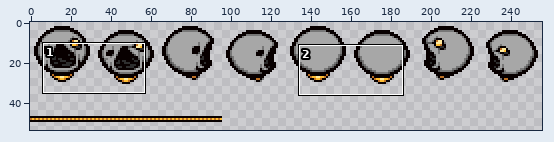
Two versions of one sprite sheet, resources/gfx/characters/costumes/costume_keepersrope_grey.png. The first picture is a wide view before the edit; the outline marks the close-up.
Close-up. Before:
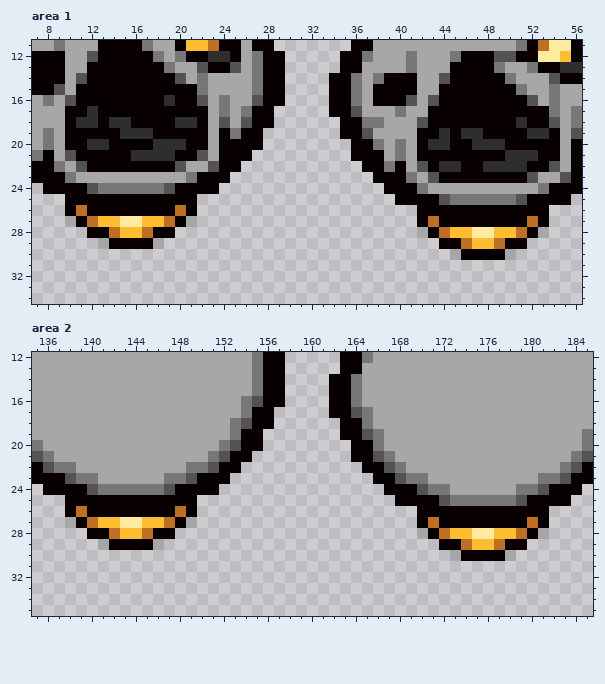
The file is 256x64 pixels. Colours within 5 levels of each other are drawn and written as one. Shown: area 1: x 7..56, y 11..34; area 2: x 135..185, y 12..35. The wide view leaves out empty margins.
Now the later version:
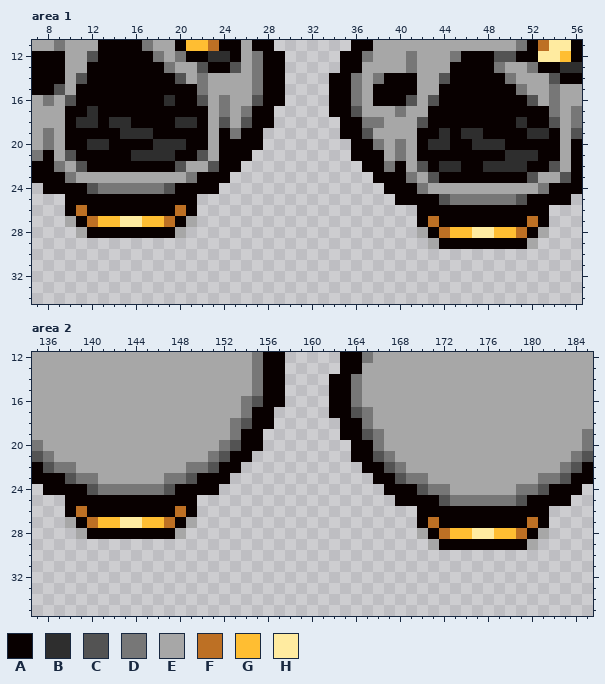
Palette (. is transparent): A #080000  B #2e2e2e  C #535353  D #777777  E #a7a7a7  F #bd7024  G #ffbe32  H #ffeba0
The commit says: Updated costume sprites Neck doesn't look like underwear now
Diff:
Area 1:
Colour F becomes colour A in row 28 at x 14 and 17; in row 29 at x 46 and 49.
Colour G becomes colour A in row 28 at x 15 to 16; in row 29 at x 47 to 48.
The author put colour E in row 28 at x 11 and 20; in row 29 at x 43 and 52.
Colour A is gone in row 29 at x 14 to 17; in row 30 at x 46 to 49.
Colour E is gone in row 29 at x 13 and 18; in row 30 at x 45 and 50.
Area 2:
Colour F becomes colour A in row 28 at x 142 and 145; in row 29 at x 174 and 177.
Colour G becomes colour A in row 28 at x 143 to 144; in row 29 at x 175 to 176.
The author put colour E in row 28 at x 139 and 148; in row 29 at x 171 and 180.
Colour A is gone in row 29 at x 142 to 145; in row 30 at x 174 to 177.
Colour E is gone in row 29 at x 141 and 146; in row 30 at x 173 and 178.
Boxes around the changes in both close-ups, in picture pixels (x1, y1, x2, y2):
changed: (76, 227, 186, 249)
changed: (428, 238, 538, 260)
changed: (76, 528, 186, 550)
changed: (428, 539, 538, 561)
